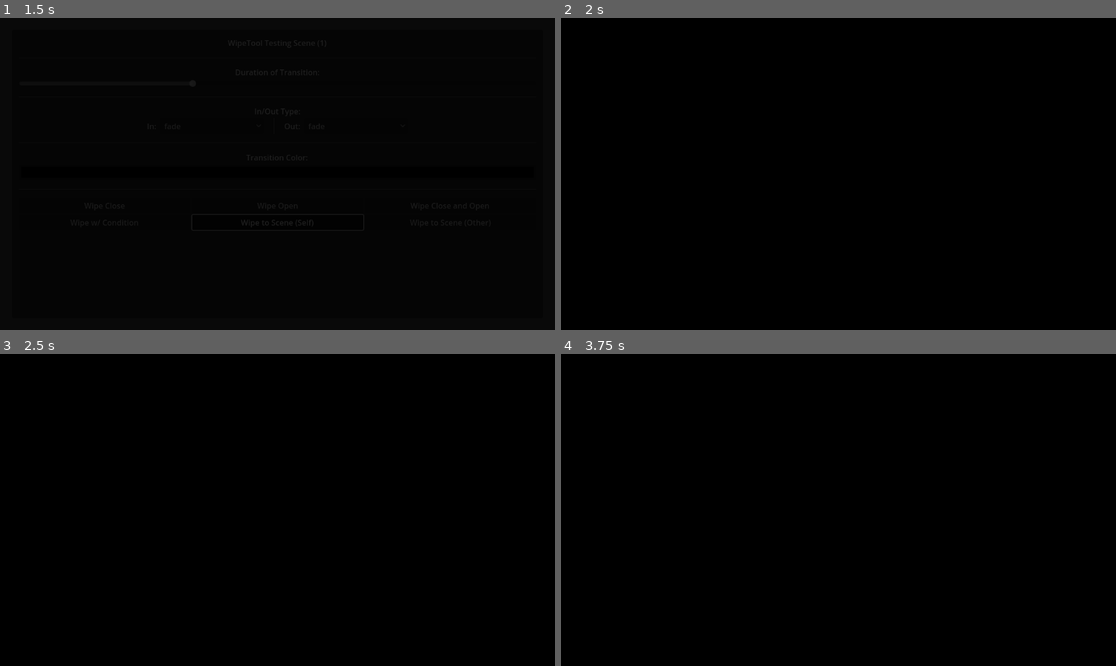
Above: before the commit, frames 1-4 (two rows, left to right).
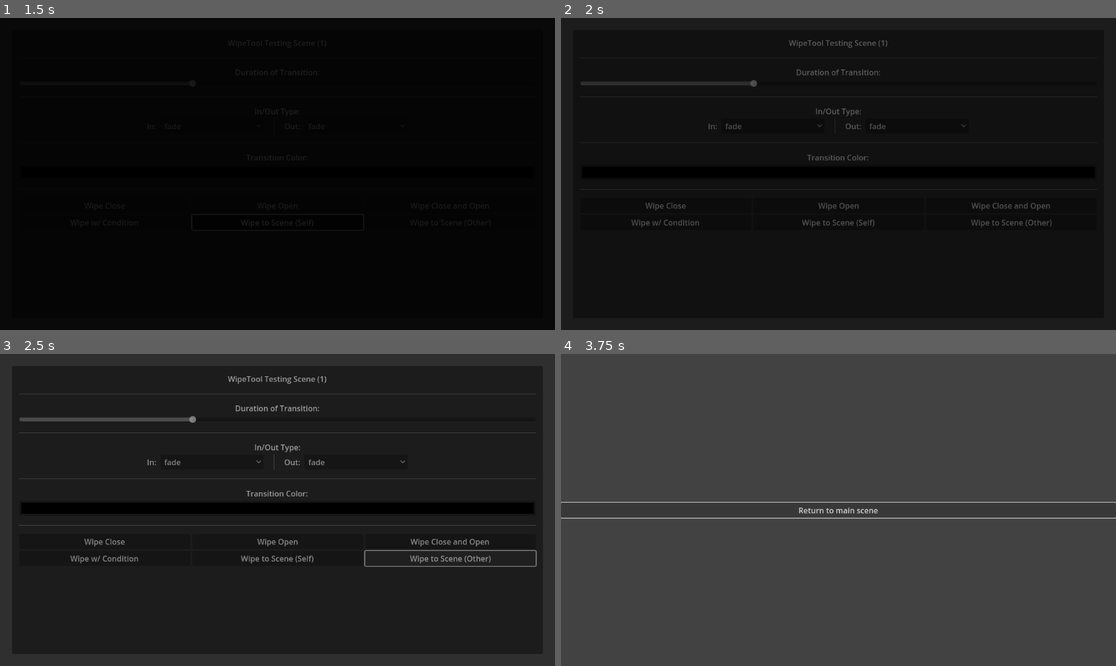
Above: after the commit, the same moments.

Repository: Amethyst-szs/godot-wipe-tool
Game: Godot game, scene res://example/scene_1.tscn
Two runs of this game, one before a commit and one after it. Both use one fixed random seed, a clock stepped at 60 frames per second and the inputs below.
Inputs (mouse positions are in pixels of both pictures, inside the frame that each line leads up to):
- Up to frame 1 (1.5 s): click "Wipe to Scene (Self)" at 0.5 s; move the mouse to (399, 158) at 1.27 s; click (399, 158) at 1.42 s
- Up to frame 2 (2 s): no input
- Up to frame 3 (2.5 s): click (449, 559) at 2 s, where only the run after the commit has a clickable "Wipe to Scene (Other)"
- Up to frame 4 (3.75 s): move the mouse to (727, 525) at 2.77 s; click (727, 525) at 2.92 s; click (838, 510) at 3.5 s, where only the run after the commit has a clickable "Return to main scene"

Frame 1 is identical in both runs. In frame 2, 14% of the frame differs, in the area x 0-100%, y 0-100%; in frame 3, 86%; in frame 4, 100%.

Commit message:
Fixed scene change strings

Diff:
--- a/example/scene_1.gd
+++ b/example/scene_1.gd
@@ -47,7 +47,7 @@
 	WipeTool.wipe_with_signal(mouse_button)
 
 func _on_button_scene_pressed():
-	WipeTool.wipe_with_scene_change("res://test/scene_1.tscn")
+	WipeTool.wipe_with_scene_change("res://example/scene_1.tscn")
 
 func _on_button_scene_other_pressed():
-	WipeTool.wipe_with_scene_change("res://test/scene_2.tscn")
+	WipeTool.wipe_with_scene_change("res://example/scene_2.tscn")
--- a/example/scene_2.gd
+++ b/example/scene_2.gd
@@ -1,4 +1,4 @@
 extends Control
 
 func _on_button_pressed():
-	WipeTool.wipe_with_scene_change("res://test/scene_1.tscn")
+	WipeTool.wipe_with_scene_change("res://example/scene_1.tscn")
